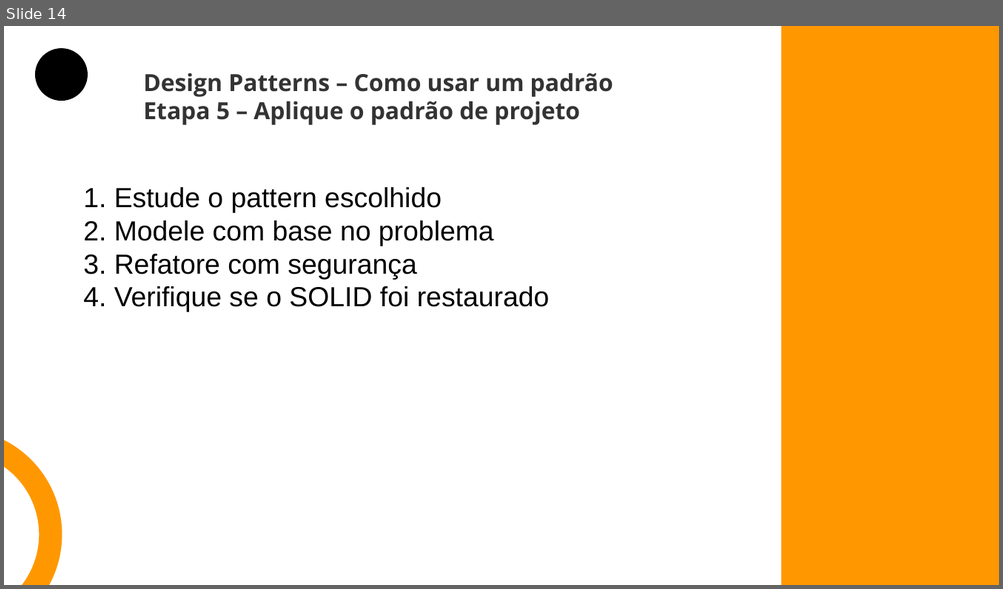
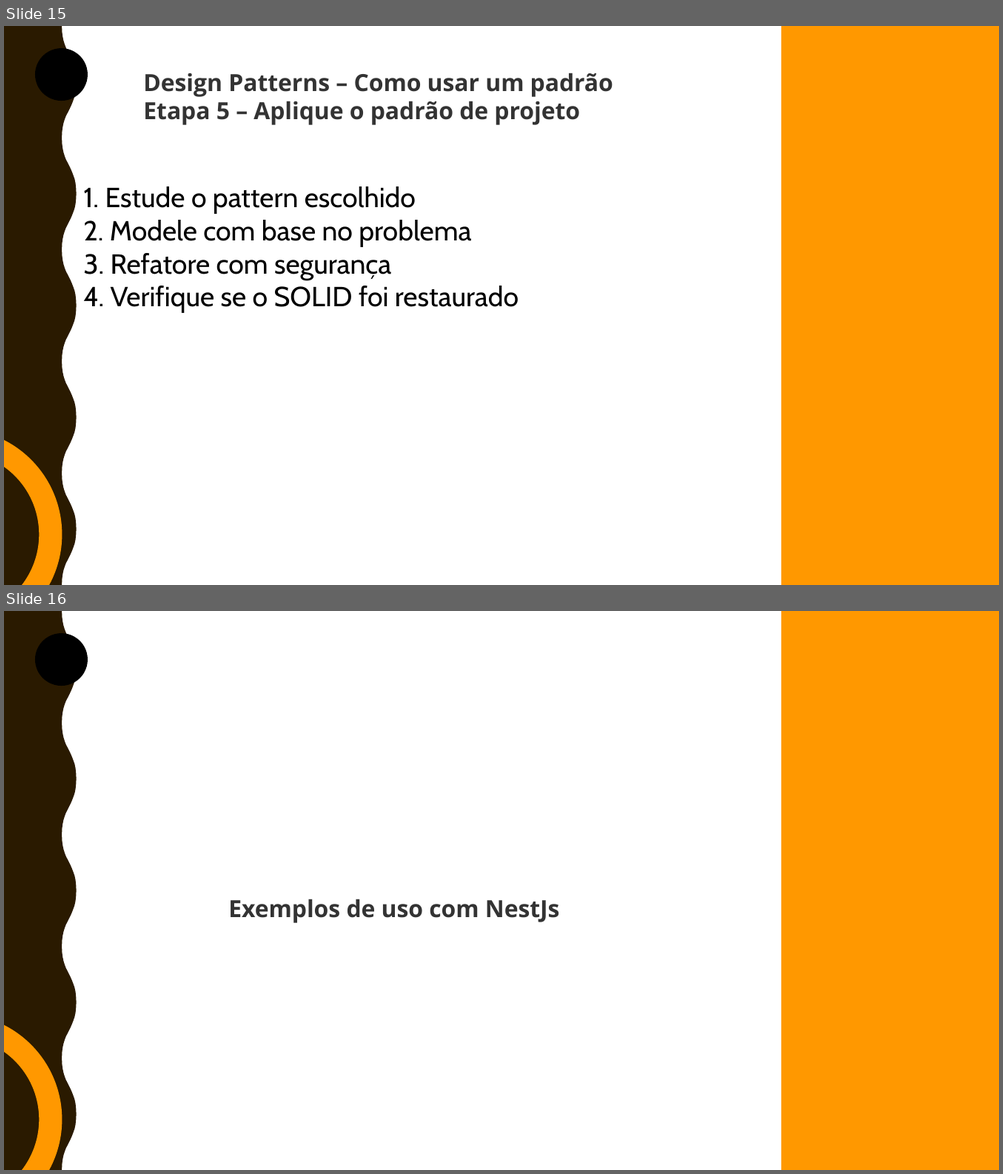
Before and after one commit to brunoduartec/workshops, a slide deck: Design Patterns/Design Patterns.pptx. Shown one above the other, each under a label of ours: slide 14 before the commit, slides 15 and 16 after it. The pictures are 1003x589 and 1003x1174 pixels, drawn with LibreOffice and Linux fonts; fonts in the diff are those of the drawing. Boxes give left, top, right and bottom in pixels: in the first picture for what was removed or moved away, otherwise in the second. Text is boxed around its words. In the diff, an @@ line names an element or a change of style, - is before the commit and + after.

Commit message:
feat: adicionando patterns

```diff
--- a/Design Patterns/Design Patterns.pptx
+++ b/Design Patterns/Design Patterns.pptx
@@ slide 16 added at (x1=4, y1=611, x2=999, y2=1170), background #FFFFFF; not listed: 2 template elements that a slide beside it also shows @@
@@ rectangle added at (x1=781, y1=611, x2=999, y2=1170), fill #FF9800 @@
@@ ellipse added at (x1=35, y1=633, x2=88, y2=686), fill #000000 @@
@@ text added at (x1=228, y1=899, x2=560, y2=923), 17.1 pt, text #333333, bold @@
+Exemplos de uso com NestJs
@@ ellipse added at (x1=4, y1=1025, x2=51, y2=1170), outline #FF9800 16.67 pt @@
@@ what was slide 14 is now slide 15 @@
@@ slide 15 changed as well @@
@@ freeform shape added at (x1=4, y1=26, x2=77, y2=585), fill #2A1A00 @@
@@ text "1. Estude o pattern escolhido" at (x1=83, y1=187, x2=518, y2=313): font Arial to Cabin @@
```
Also in this commit, not shown: 12 other slides changed, 2 other slides added, 1 slide removed, 40 other files.
